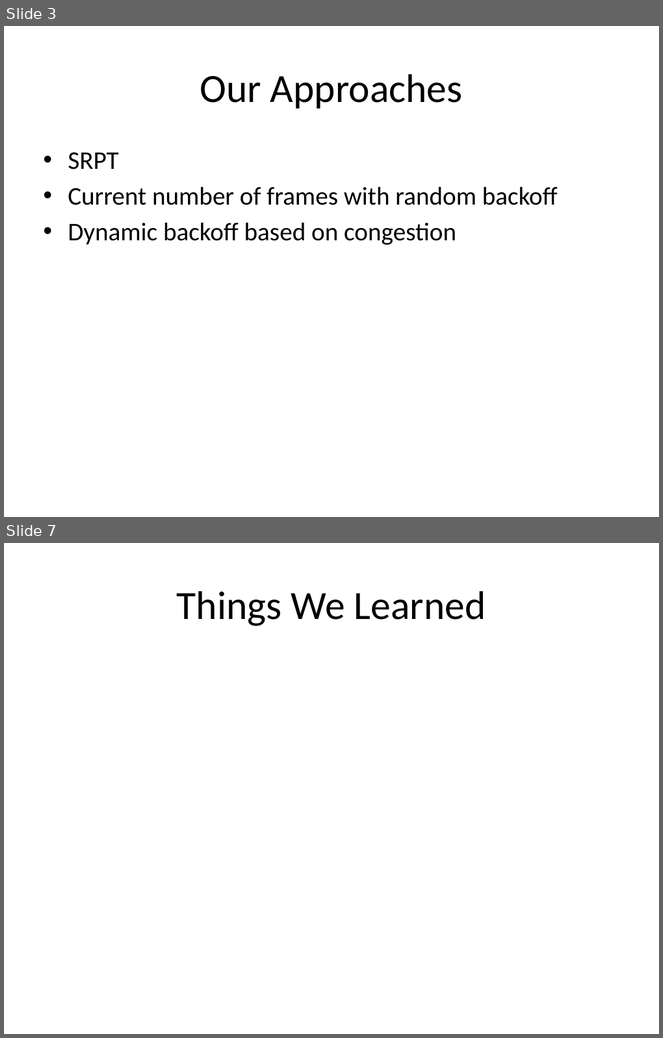
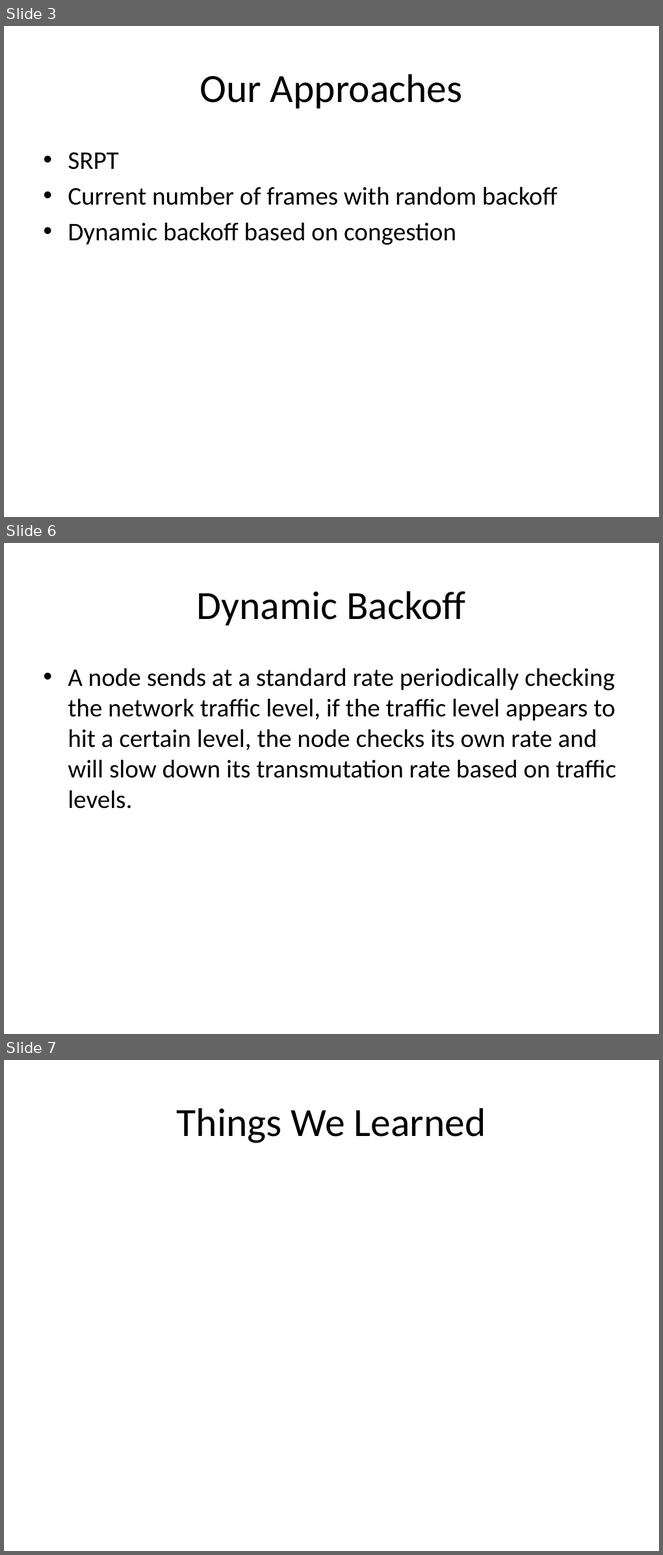
Before and after one commit to Marfle-Bark/myHUMPS, a slide deck: Presentation.pptx. Shown one above the other, each under a label of ours: slides 3 and 7 before the commit, slides 3, 6 and 7 after it; the slides between them are not shown. The pictures are 663x1038 and 663x1555 pixels, drawn with LibreOffice and Linux fonts; fonts in the diff are those of the drawing. Boxes give left, top, right and bottom in pixels: in the first picture for what was removed or moved away, otherwise in the second. Text is boxed around its words. In the diff, an @@ line names an element or a change of style, - is before the commit and + after.

```diff
--- a/Presentation.pptx
+++ b/Presentation.pptx
@@ slide 6 added at box(4, 543, 659, 1034), background #FFFFFF @@
@@ title added at box(197, 591, 466, 626), 44 pt, text #000000 @@
+Dynamic Backoff
@@ text added at box(68, 668, 617, 809), 28 pt, text #000000 @@
+• A node sends at a standard rate periodically checking the network traffic level, if the traffic level appears to hit a certain level, the node checks its own rate and will slow down its transmutation rate based on traffic levels.
```
Also in this commit, not shown: 2 other slides added, 3 slides removed.
